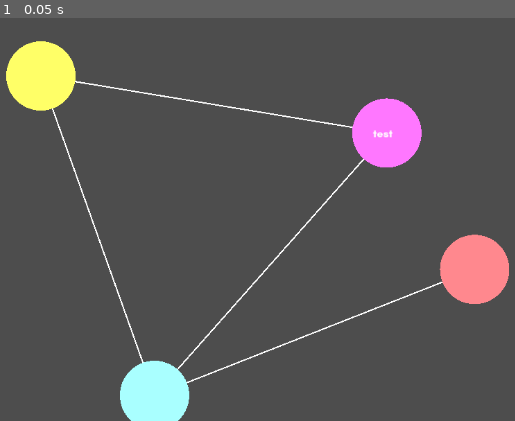
Above: before the commit, frame 1.
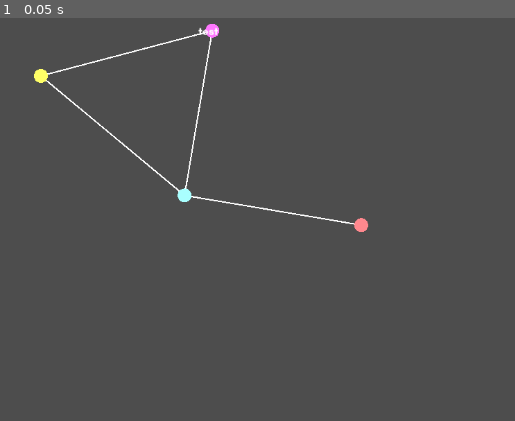
Above: after the commit, the same moment.

Repository: quimnuss/eco
Game: Godot game, scene res://scenes/species_fdg.tscn
The game is run twice, just before and just after one commit, with the same random seed, the same clock (stepped at 60 frames per second) and the same inputs. This scene is started directly instead of the project's main scene.
Inputs:
- Up to frame 1 (0.05 s): no input

The runs differ from the first frame. In frame 1, 9.0% of the frame differs, in the area x 1-99%, y 1-100%.

Commit message:
wip: fdg

Diff:
--- a/scenes/species_fdg.tscn
+++ b/scenes/species_fdg.tscn
@@ -1,43 +1,54 @@
-[gd_scene load_steps=4 format=3 uid="uid://cnnr3nehk5wot"]
+[gd_scene load_steps=5 format=3 uid="uid://cnnr3nehk5wot"]
 
 [ext_resource type="Script" path="res://addons/force_directed_graph/force_directed_graph.gd" id="1_bww5t"]
+[ext_resource type="Script" path="res://ui/glv_fdg.gd" id="1_s4ndp"]
 [ext_resource type="Script" path="res://addons/force_directed_graph/fdg_node.gd" id="2_h77l5"]
 [ext_resource type="Script" path="res://addons/force_directed_graph/fdg_spring.gd" id="3_7iqss"]
 
 [node name="Control" type="Node2D"]
 
-[node name="Node2D" type="Node2D" parent="."]
+[node name="GLVFDG" type="Node2D" parent="."]
 position = Vector2(593, 342)
+script = ExtResource("1_s4ndp")
 
-[node name="ForceDirectedGraph" type="Node2D" parent="Node2D"]
+[node name="ForceDirectedGraph" type="Node2D" parent="GLVFDG"]
 script = ExtResource("1_bww5t")
 
-[node name="FDGNode" type="Node2D" parent="Node2D/ForceDirectedGraph"]
+[node name="FDGNode" type="Node2D" parent="GLVFDG/ForceDirectedGraph"]
 position = Vector2(-387, -192)
 script = ExtResource("2_h77l5")
 pinned_down = true
+radius = 10.0
+repulsion = 0.1
+min_distance = 30.0
 draw_point = true
 point_color = Color(1, 1, 0.403922, 1)
 
-[node name="FDGSpring2" type="Line2D" parent="Node2D/ForceDirectedGraph/FDGNode" node_paths=PackedStringArray("node_start", "node_end")]
+[node name="FDGSpring2" type="Line2D" parent="GLVFDG/ForceDirectedGraph/FDGNode" node_paths=PackedStringArray("node_start", "node_end")]
+points = PackedVector2Array(271, 57)
 width = 2.0
 script = ExtResource("3_7iqss")
+length = 250.0
 node_start = NodePath("../../FDGNode2")
 node_end = NodePath("../../FDGNode3")
 
-[node name="FDGNode2" type="Node2D" parent="Node2D/ForceDirectedGraph"]
-position = Vector2(111.804, -109.569)
+[node name="FDGNode2" type="Node2D" parent="GLVFDG/ForceDirectedGraph"]
+position = Vector2(-139.861, -257.251)
 script = ExtResource("2_h77l5")
+radius = 10.0
+repulsion = 0.1
+min_distance = 30.0
 draw_point = true
 point_color = Color(1, 0.466667, 1, 1)
 
-[node name="FDGSpring" type="Line2D" parent="Node2D/ForceDirectedGraph/FDGNode2" node_paths=PackedStringArray("node_start", "node_end")]
+[node name="FDGSpring" type="Line2D" parent="GLVFDG/ForceDirectedGraph/FDGNode2" node_paths=PackedStringArray("node_start", "node_end")]
 width = 2.0
 script = ExtResource("3_7iqss")
+length = 250.0
 node_start = NodePath("../../FDGNode")
 node_end = NodePath("../../FDGNode3")
 
-[node name="Label" type="Label" parent="Node2D/ForceDirectedGraph/FDGNode2/FDGSpring"]
+[node name="Label" type="Label" parent="GLVFDG/ForceDirectedGraph/FDGNode2/FDGSpring"]
 anchors_preset = 8
 anchor_left = 0.5
 anchor_top = 0.5
@@ -51,26 +62,34 @@
 grow_vertical = 2
 text = "test"
 
-[node name="FDGNode3" type="Node2D" parent="Node2D/ForceDirectedGraph"]
-position = Vector2(-223.083, 269.007)
+[node name="FDGNode3" type="Node2D" parent="GLVFDG/ForceDirectedGraph"]
+position = Vector2(-179.839, -19.5735)
 script = ExtResource("2_h77l5")
+radius = 10.0
+repulsion = 0.1
+min_distance = 30.0
 draw_point = true
 point_color = Color(0.662745, 1, 1, 1)
 
-[node name="FDGSpring" type="Line2D" parent="Node2D/ForceDirectedGraph/FDGNode3" node_paths=PackedStringArray("node_start", "node_end")]
+[node name="FDGSpring" type="Line2D" parent="GLVFDG/ForceDirectedGraph/FDGNode3" node_paths=PackedStringArray("node_start", "node_end")]
 width = 2.0
 script = ExtResource("3_7iqss")
+length = 250.0
 node_start = NodePath("../../FDGNode")
 node_end = NodePath("../../FDGNode2")
 
-[node name="FDGNode4" type="Node2D" parent="Node2D/ForceDirectedGraph"]
-position = Vector2(238.45, 87.2874)
+[node name="FDGNode4" type="Node2D" parent="GLVFDG/ForceDirectedGraph"]
+position = Vector2(74.8898, 23.2739)
 script = ExtResource("2_h77l5")
+radius = 10.0
+repulsion = 0.1
+min_distance = 30.0
 draw_point = true
 point_color = Color(1, 0.533333, 0.556863, 1)
 
-[node name="FDGSpring" type="Line2D" parent="Node2D/ForceDirectedGraph/FDGNode4" node_paths=PackedStringArray("node_start", "node_end")]
+[node name="FDGSpring" type="Line2D" parent="GLVFDG/ForceDirectedGraph/FDGNode4" node_paths=PackedStringArray("node_start", "node_end")]
 width = 2.0
 script = ExtResource("3_7iqss")
+length = 250.0
 node_start = NodePath("../../FDGNode3")
 node_end = NodePath("..")
--- /dev/null
+++ b/ui/glv_fdg.gd
@@ -0,0 +1,12 @@
+extends Node2D
+
+var fdg_nodes : Array[FDGNode]
+
+func reset_species():
+    pass
+
+func modify_species(index : int, new_mutuality : Array, new_growth : float):
+    pass
+
+func add_species(species_name : String, new_mutuality : Array, new_growth : float):
+    pass
